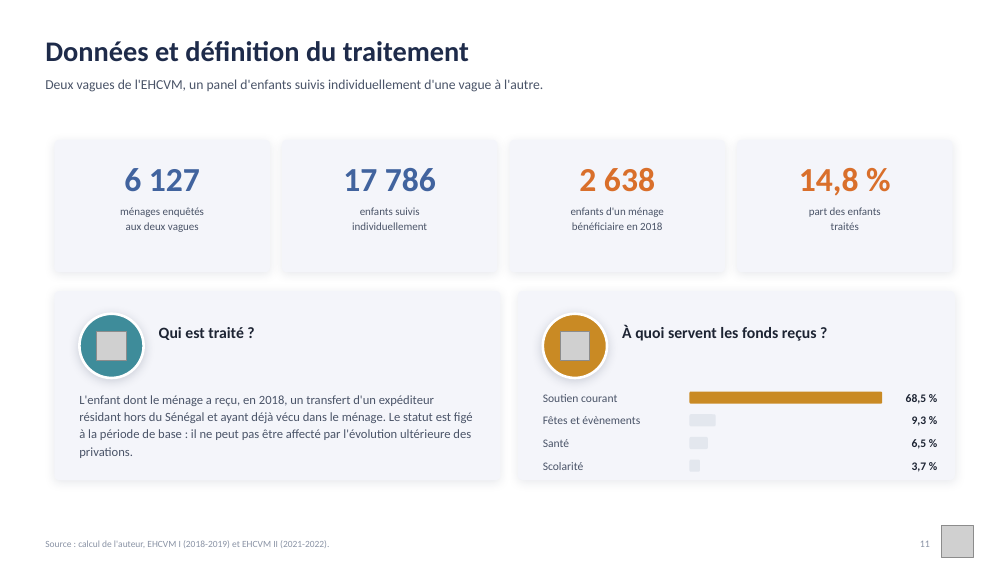
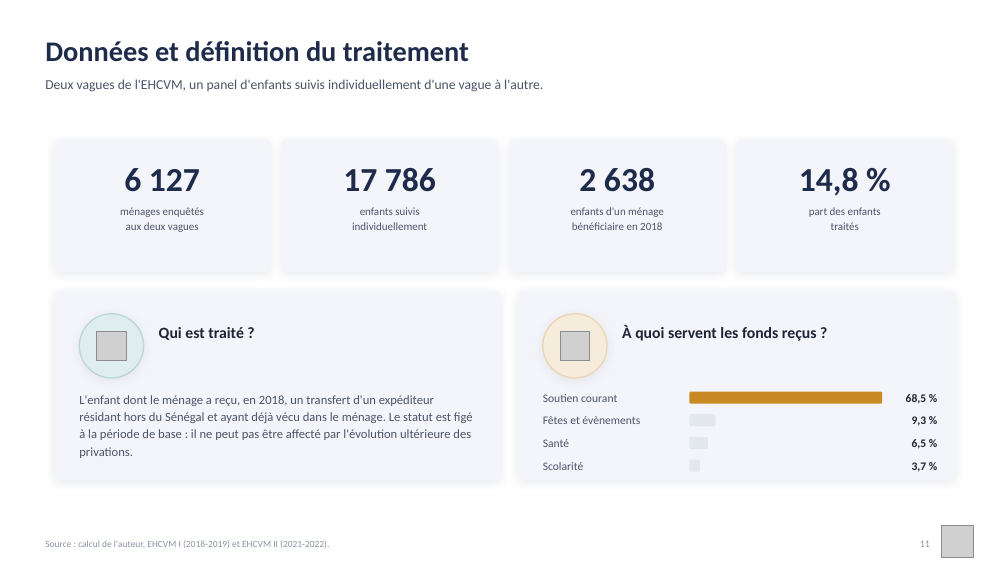
Before and after one commit to JODRAFF9/MEMOIRE, a slide deck: slide 11 of infographie/presentation_infographique.pptx. Drawn at 1008x567 pixels with LibreOffice and Linux fonts; fonts in the diff are those of the drawing; grey boxes stand for pictures. Boxes give left, top, right and bottom in pixels: in the first picture for what was removed or moved away, otherwise in the second. Text is boxed around its words. In the diff, an @@ line names an element or a change of style, - is before the commit and + after.

```diff
--- a/infographie/presentation_infographique.pptx
+++ b/infographie/presentation_infographique.pptx
@@ text "6 127" at (124, 168, 200, 192): text colour #41639E to #1E2B4A @@
@@ text "17 786" at (343, 168, 436, 192): text colour #41639E to #1E2B4A @@
@@ text "2 638" at (579, 168, 655, 192): text colour #D96F2B to #1E2B4A @@
@@ text "14,8 %" at (799, 168, 859, 196): text colour #D96F2B to #1E2B4A @@
@@ ellipse at (79, 314, 144, 378): fill #3E8C9A to #E0EDEF; outline #FFFFFF 2.5 pt to #BAD6DB 1.25 pt; shadow changed @@
@@ ellipse at (543, 314, 607, 378): fill #C98A24 to #F6ECDC; outline #FFFFFF 2.5 pt to #ECD5B0 1.25 pt; shadow changed @@
```
Also in this commit, not shown: 15 other slides changed, 2 other files.
